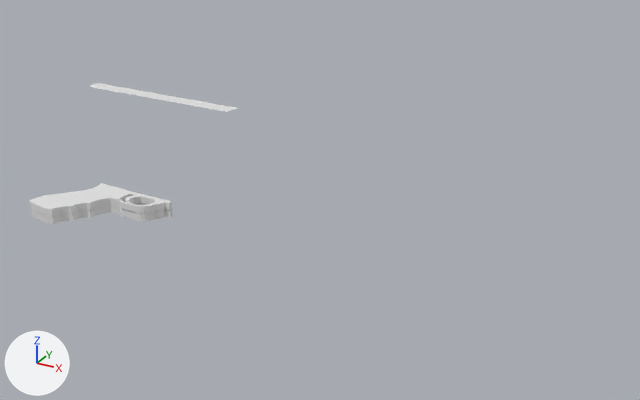
Before and after pictures for a commit that changed the Blender file Blender Working Folder/Blend Files/ShotgunBasic.blend.
One viewpoint serves both versions: a 50 mm lens placed at (3.31, -5.43, 3.24), pointed at (0.2, 0.22, 0.42). The axes (+X, +Y, +Z) are drawn at lower left. The lights are the same throughout.

Script lines for the objects in view, before the commit:
```python
me_cube_001 = bpy.data.meshes.new('Cube.001')
me_cube_001.from_pydata(...)  # 148 vertices, 139 faces; spans x -2.445..-1.314, y -0.396..0.28, z -0.004..0.071
me_cube_002 = bpy.data.meshes.new('Cube.002')
me_cube_002.from_pydata(...)  # 26 vertices, 12 faces; spans x -2.18..-0.66, y 0.26..0.4, z 1.0
ob_cube = bpy.data.objects.new('Cube', me_cube_001)
ob_cube.location = (0.0, 0.0, 0.0)
_m = ob_cube.modifiers.new('Mirror', 'MIRROR')
_m.use_axis = (False, False, True)
ob_cube_001 = bpy.data.objects.new('Cube.001', me_cube_002)
ob_cube_001.location = (0.0, 0.0, 0.0)
```
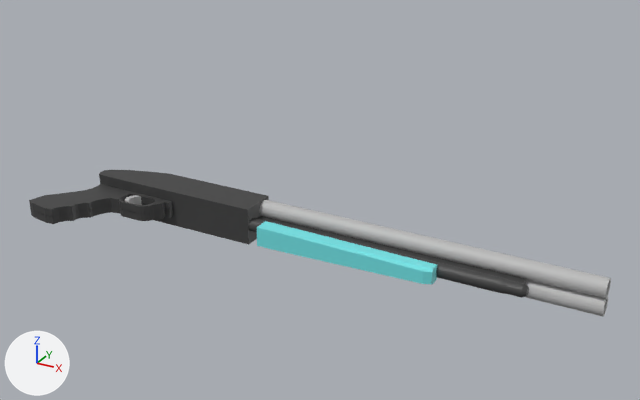
Where the change shows, as pixel boxes (x1, y1, x2, y2) in the pictures (640 x 400 px):
'Barrels', added: after (260, 200, 611, 316)
'Back', added: after (99, 170, 269, 245)
'Pump', added (cyan): after (257, 221, 437, 284)
'Underhang', added: after (248, 216, 529, 298)
'Cube.001', deleted: before (90, 84, 237, 112)
part 1 of me_cube_001, recoloured (white to grey): (29, 184, 173, 224) in both
part 2 of me_cube_001, recoloured: (125, 195, 142, 205) in both

What changed in the scene script:
```text
Add mat_matteblack:
    mat_matteblack = principled_material('MatteBlack')
    mat_matteblack.base_color = (0.0509, 0.0509, 0.0509)  # black #404040
Add mat_gunsilver:
    mat_gunsilver = principled_material('GunSilver')
    mat_gunsilver.base_color = (0.492, 0.492, 0.492)  # grey #bababa
Add mat_pumpmat:
    mat_pumpmat = principled_material('PumpMat')
    mat_pumpmat.base_color = (0.173, 0.777, 0.8)  # cyan #73e4e7
    mat_pumpmat.roughness = 0.4
Change me_cube_001:
    where me_cube_001.from_pydata(...)  # 148 vertices, 139 faces; spans x -2.445..-1.314, y -0.396..0.28, z -0.004..0.071
    used by ob_cube; location = (0.0, 0.0, 0.0)
    me_cube_001 part 1: 119 of the faces centred in x -2.432..-1.316, y -0.392..0.269, z -0.004..0.071 switch from no material to mat_matteblack (black #404040)
    me_cube_001 part 2: all 20 faces centred in x -1.725..-1.642, y 0.072..0.2, z -0.004..0.071 switch from no material to mat_gunsilver (grey #bababa)
Add me_cube_003:
    me_cube_003.from_pydata(...)  # 24 vertices, 22 faces; spans x -1.0..17.4, y -0.7..1.0, z -1.0..1.0
    me_cube_003.materials.append(mat_pumpmat)  # cyan #73e4e7
Add me_cylinder_001:
    me_cylinder_001.from_pydata(...)  # 244 vertices, 212 faces; spans x -1.0..1.0, y -2.6..1.0, z -40.4..11.8
    me_cylinder_001.materials.append(mat_matteblack)  # black #404040
Add me_cylinder:
    me_cylinder.from_pydata(...)  # 640 vertices, 580 faces; spans x -2.0..2.0, y -1.0..1.0, z -37.4..1.0
    me_cylinder.materials.append(mat_gunsilver)  # grey #bababa
Add me_cube_002_1:
    me_cube_002_1.from_pydata(...)  # 162 vertices, 161 faces; spans x -2.18..-0.52, y 0.26..0.59, z -0.01..0.16
    me_cube_002_1.materials.append(mat_matteblack)  # black #404040
Remove ob_cube_001:
    ob_cube_001 = bpy.data.objects.new('Cube.001', me_cube_002)
    ob_cube_001.location = (0.0, 0.0, 0.0)
Add ob_pump:
    ob_pump = bpy.data.objects.new('Pump', me_cube_003)
    ob_pump.location = (-0.27, 0.195, 0.0)
    ob_pump.scale = (0.0841, 0.0841, 0.0841)
Add ob_underhang:
    ob_underhang = bpy.data.objects.new('Underhang', me_cylinder_001)
    ob_underhang.location = (-0.471, 0.318, 0.0)
    ob_underhang.rotation_euler = (0.0, 1.571, 0.0)  # degrees (0, 90, 0)
    ob_underhang.scale = (-0.0585, -0.0585, -0.0585)
Add ob_barrels:
    ob_barrels = bpy.data.objects.new('Barrels', me_cylinder)
    ob_barrels.location = (-0.445, 0.517, -0.001)
    ob_barrels.rotation_euler = (0.0, 1.571, 0.0)  # degrees (0, 90, 0)
    ob_barrels.scale = (-0.0765, -0.0765, -0.0765)
Add ob_back:
    ob_back = bpy.data.objects.new('Back', me_cube_002_1)
    ob_back.location = (0.0, 0.0, 0.0)
    _m = ob_back.modifiers.new('Mirror', 'MIRROR')
    _m.use_axis = (False, False, True)
    _m.merge_threshold = 0.018
```
